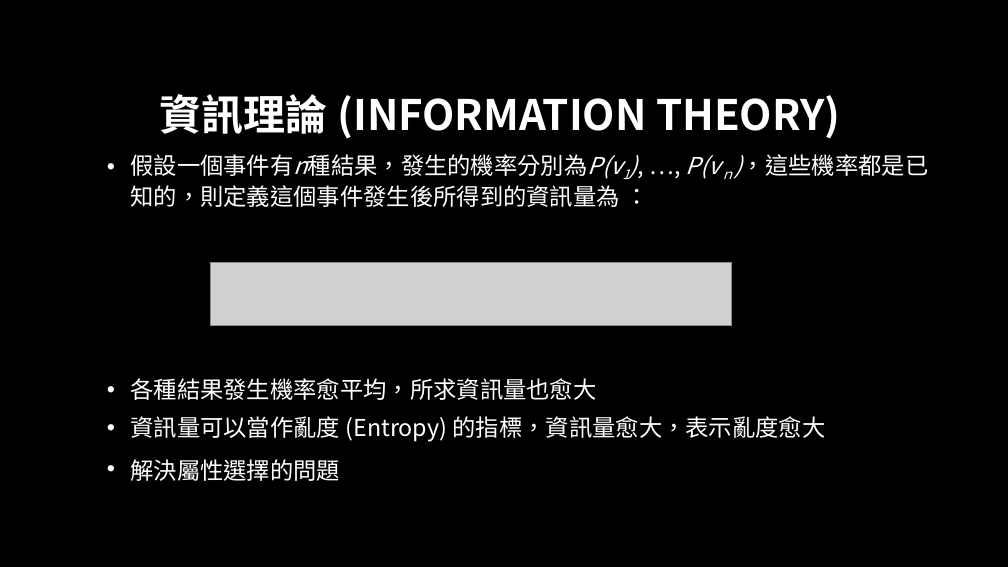
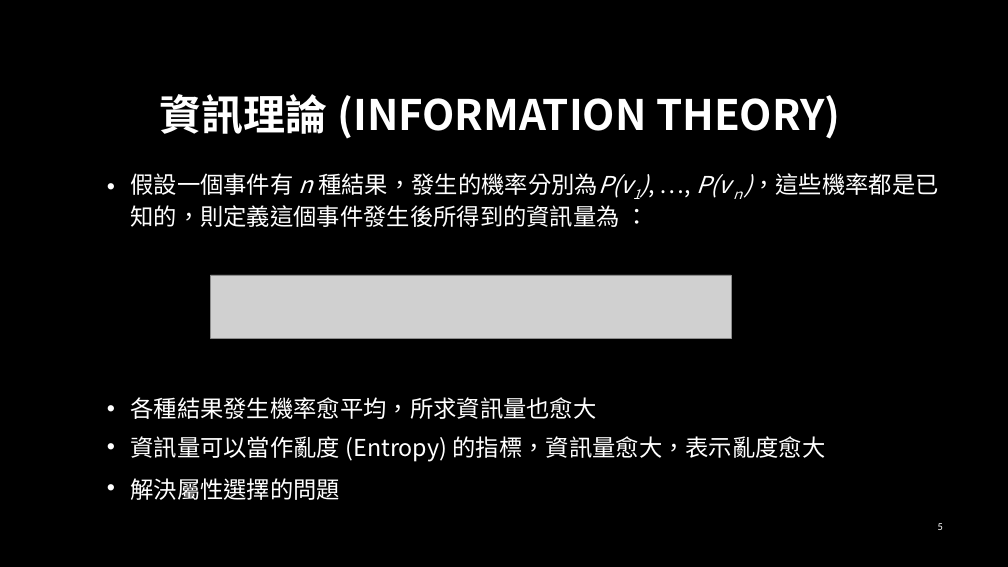
Before and after one commit to jiaweichang/biography, a slide deck: slide 5 of slides/10801/Python進階程式設計/[W5] Classification Theories and Exercises.pptx. Drawn at 1008x567 pixels with LibreOffice and Linux fonts; fonts in the diff are those of the drawing; grey boxes stand for pictures; background and template pictures are left out. Boxes give left, top, right and bottom in pixels: in the first picture for what was removed or moved away, otherwise in the second. Text is boxed around its words. In the diff, an @@ line names an element or a change of style, - is before the commit and + after.

Commit message:
20191008

```diff
--- a/slides/10801/Python進階程式設計/[W5] Classification Theories and Exercises.pptx
+++ b/slides/10801/Python進階程式設計/[W5] Classification Theories and Exercises.pptx
@@ text "假設一個事件有 n 種結果，發生的機率分別為P(v1), …, P(vｎ)，這些機率都是已知的，則定義這個事件發生後所得 ...": place and size @@
-text "假設一個事件有 n 種結果，發生的機率分別為P(v1), …, P(vｎ)，這些機率都是已知的，則定義這個事件發生後所得 ..." at <box>130,154,928,481</box>
+text "假設一個事件有 n 種結果，發生的機率分別為P(v1), …, P(vｎ)，這些機率都是已知的，則定義這個事件發生後所得 ..." at <box>130,173,938,500</box>
@@ text at <box>130,173,938,227</box>: spaces changed @@
-• 假設一個事件有n種結果，發生的機率分別為P(v1), …, P(vｎ)，這些機率都是已知的，則定義這個事件發生後所得到的資訊量為 ：
+• 假設一個事件有 n 種結果，發生的機率分別為P(v1), …, P(vｎ)，這些機率都是已知的，則定義這個事件發生後所得到的資訊量為 ：
@@ picture: place and size @@
-picture at <box>210,262,731,326</box>
+picture at <box>210,275,731,339</box>
@@ page number added at <box>938,523,943,530</box>, 10 pt, text #FFFFFF @@
+5
```
Also in this commit, not shown: 12 other slides changed, 1 slide removed.
